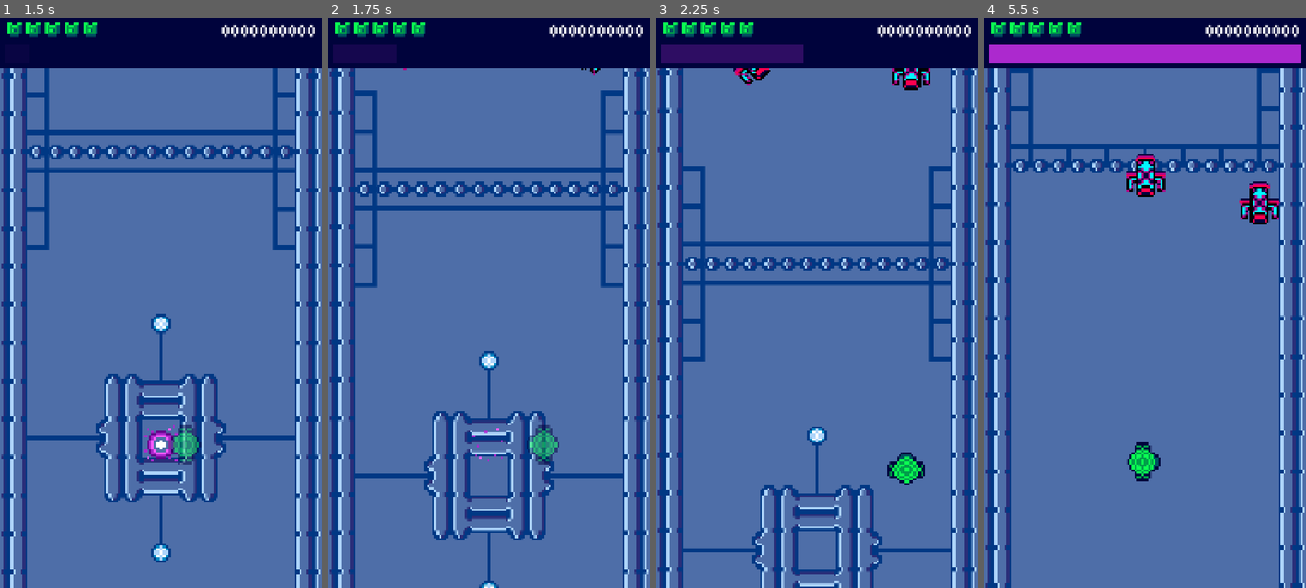
Above: before the commit, frames 1-4 (left to right).
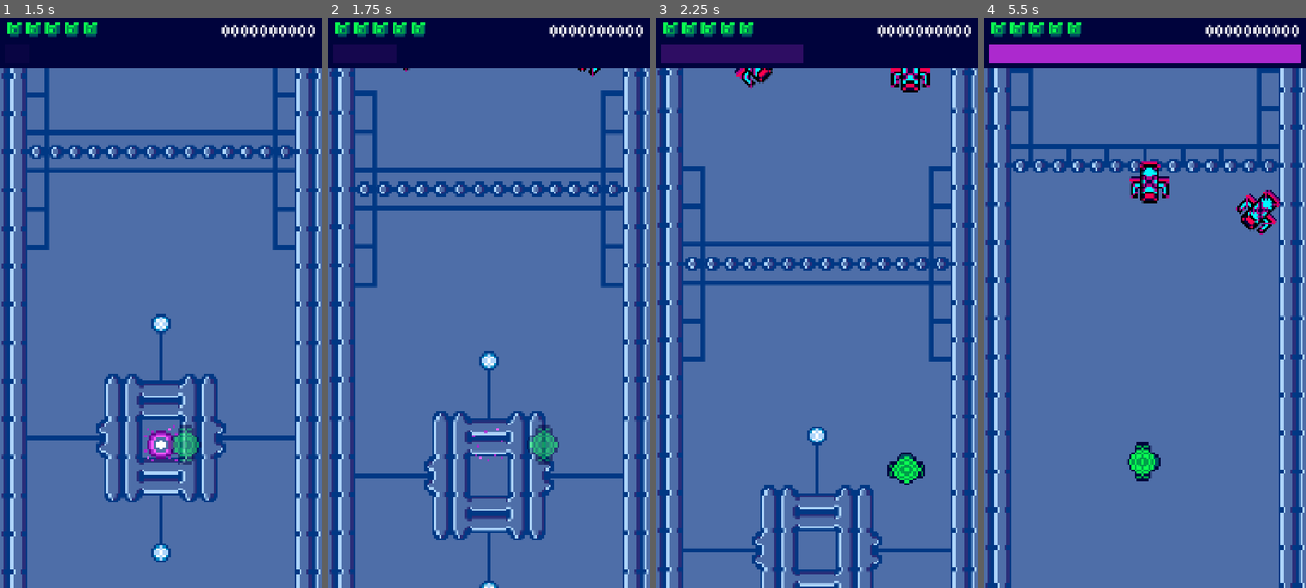
Above: after the commit, the same moments.

Repository: cormacoshaughnessey-maker/PanthersArcade
Game: Godot game, scene res://Scenes/title_screen.tscn
The game is run twice, just before and just after one commit, with the same random seed, the same clock (stepped at 60 frames per second) and the same inputs. Sound files missing from this copy of the repository are replaced by a short silence.
Inputs:
- Up to frame 1 (1.5 s): click "PLAY" at 0.5 s; tap Enter at 1.25 s; hold Right (right) from 1.28 s (still down); hold Space (rewind) from 1.28 s (still down)
- Up to frame 2 (1.75 s): keep holding Right (right); keep holding Space (rewind)
- Up to frame 3 (2.25 s): release Right (right) at 2.03 s; release Space (rewind) at 2.03 s; hold Down (down) from 2.03 s (still down); tap Space (rewind) at 2.1 s
- Up to frame 4 (5.5 s): release Down (down) at 2.78 s; hold Right (right) 2.78-3.53 s; hold Space (rewind) 2.78-3.53 s; hold Up (up) 3.53-4.28 s; tap Space (rewind) at 3.6, 5.1 s; hold Space (rewind) 4.28-5.03 s; hold Left (left) from 4.28 s (still down)

Frame 1 is identical in both runs. In frame 2, less than 0.1% of the frame differs, in the area x 23-83%, y 8-11%; in frame 3, 0.6%; in frame 4, 1.5%, in the area x 44-92%, y 23-39%.

Commit message:
boss melee speed

Diff:
--- a/panthers-arcade-game/Scripts/enemy.gd
+++ b/panthers-arcade-game/Scripts/enemy.gd
@@ -49,9 +49,7 @@
 
 
 func _ready() -> void:
-	#1st plus 2nd number is max speed of enemies
-	#change the number in exp() if you want it to grow faster or slower
-	move_speed = 150 + 250 / (1 + exp(-(_current_wave-10)))
+	move_speed = minf(150.0 + 5.0 * _current_wave, 350.0)
 	current_health = max_health
 	player = get_tree().get_first_node_in_group("player")
 	area_entered.connect(_on_area_entered)
--- a/panthers-arcade-game/Scripts/mini_boss.gd
+++ b/panthers-arcade-game/Scripts/mini_boss.gd
@@ -7,6 +7,10 @@
 @export var attack_pattern_cooldown := 5.0
 @export var projectile_speed := 350.0
 @export var melee_range := 120.0
+@export var base_warning_duration := 2.5
+@export var base_dive_duration := 1.0
+@export var min_dive_duration := 0.3
+@export var dive_speedup_per_wave := 0.05
 
 @export var spread_shot_count := 5
 @export var spread_angle := 60.0
@@ -189,9 +193,11 @@
 		is_diving = false
 		return
 
+	var target_pos = player.global_position
+
 	var warning = _spawn_melee_warning()
 	var warn_elapsed = 0.0
-	while warn_elapsed < 1.5:
+	while warn_elapsed < base_warning_duration:
 		if not paused:
 			warning.play()
 			warn_elapsed += get_physics_process_delta_time()
@@ -208,10 +214,9 @@
 		return
 
 	var start_pos = global_position
-	var target_pos = player.global_position
 	var has_dealt_damage = false
 
-	var dive_duration = 0.4
+	var dive_duration = maxf(base_dive_duration - dive_speedup_per_wave * Enemy._current_wave, min_dive_duration)
 	var elapsed = 0.0
 
 	while elapsed < dive_duration:
